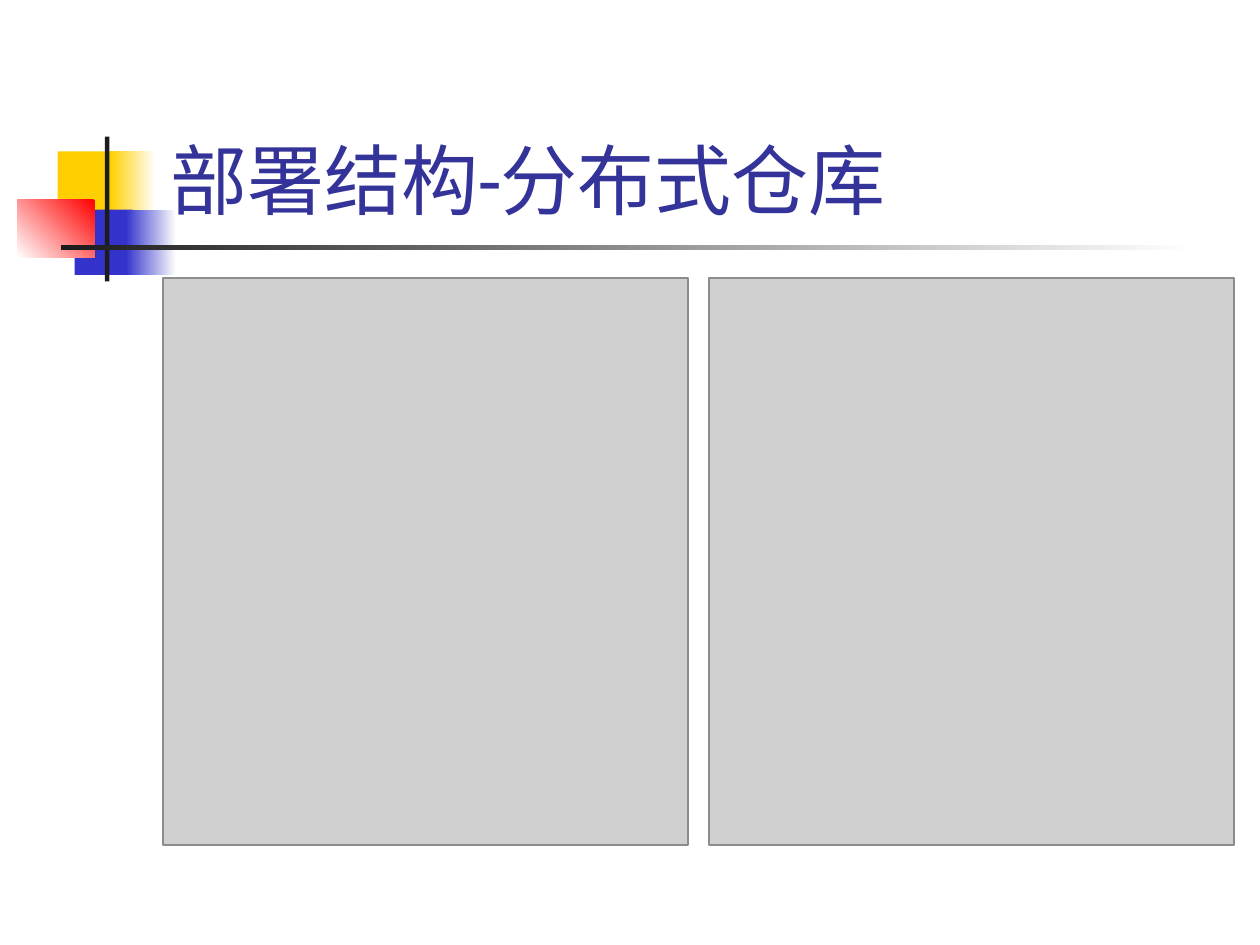
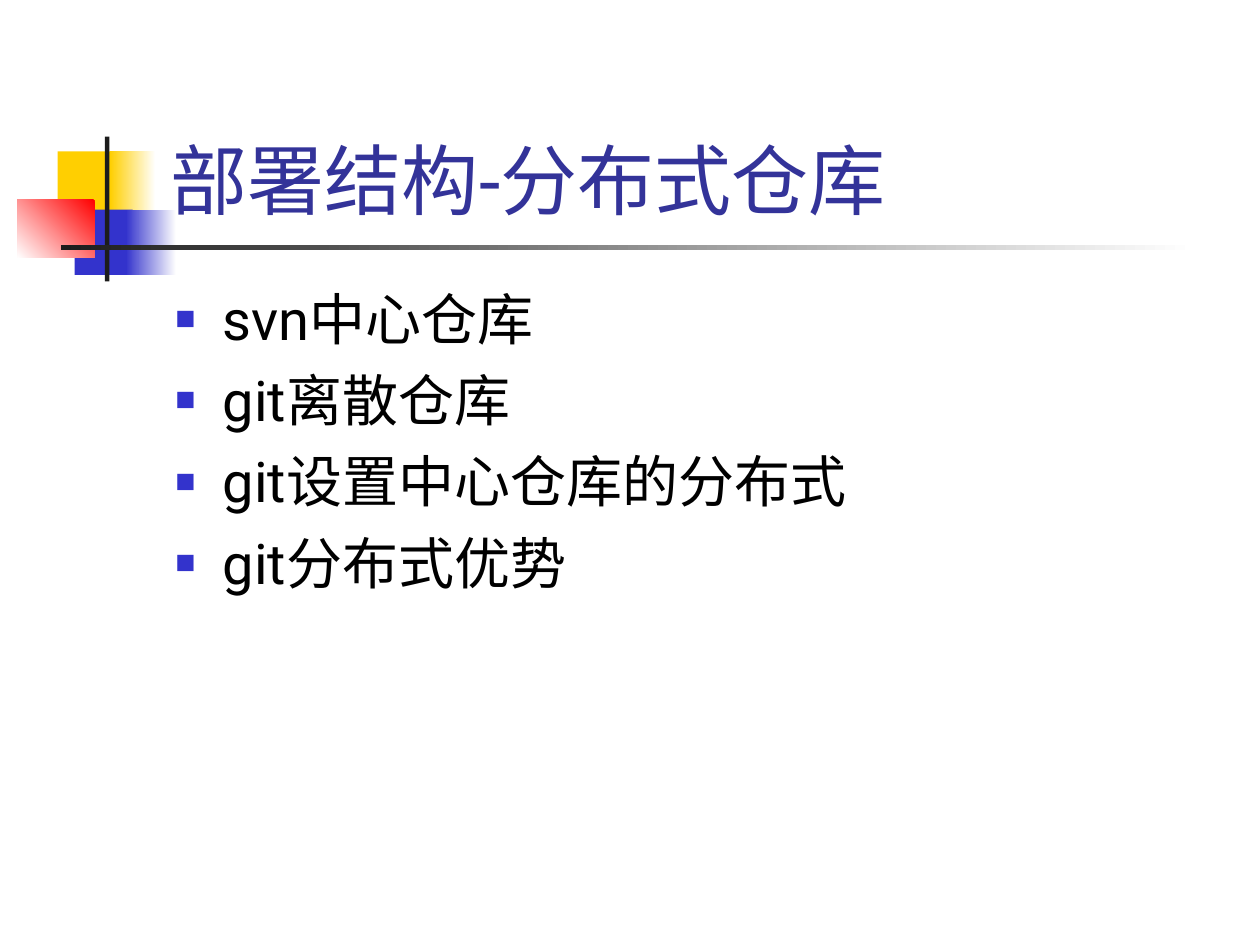
Before and after one commit to hanyong/git-inner-and-use, a slide deck: slide 3 of git-inner-and-use.ppt. Drawn at 1260x945 pixels with LibreOffice and Linux fonts; fonts in the diff are those of the drawing; grey boxes stand for pictures. Boxes give left, top, right and bottom in pixels: in the first picture for what was removed or moved away, otherwise in the second. Text is boxed around its words. In the diff, an @@ line names an element or a change of style, - is before the commit and + after.

Commit message:
ppt 添加部署结构对比

```diff
--- a/git-inner-and-use.ppt
+++ b/git-inner-and-use.ppt
@@ picture removed at <box>163,278,688,845</box> @@
@@ text added at <box>223,293,847,596</box>, 32 pt, text #000000 @@
+■ svn中心仓库
+■ git离散仓库
+■ git设置中心仓库的分布式
+■ git分布式优势
@@ picture removed at <box>709,278,1235,845</box> @@
```
Also in this commit, not shown: 2 other slides changed, 5 slides added, 1 other file.
